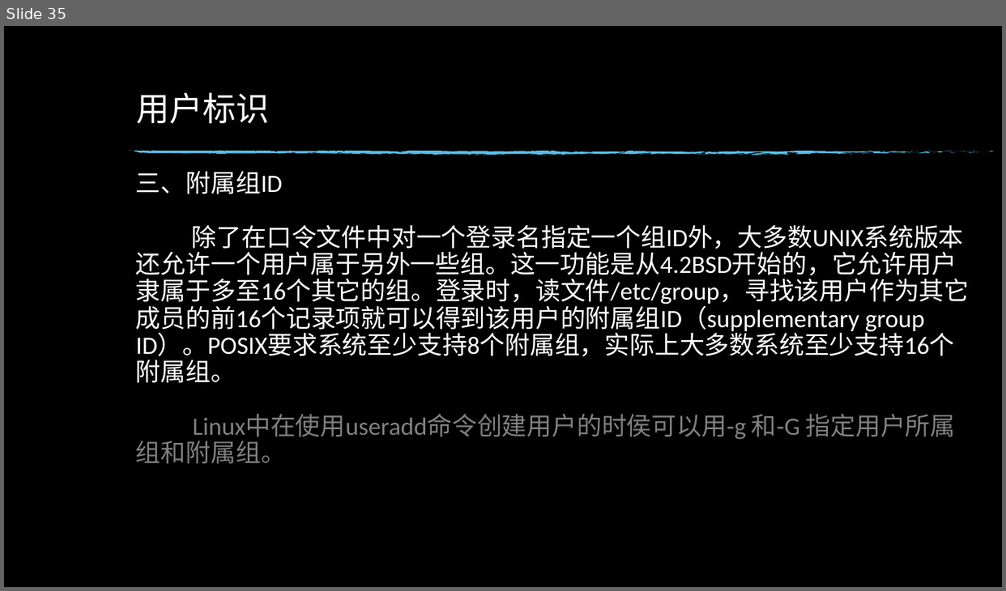
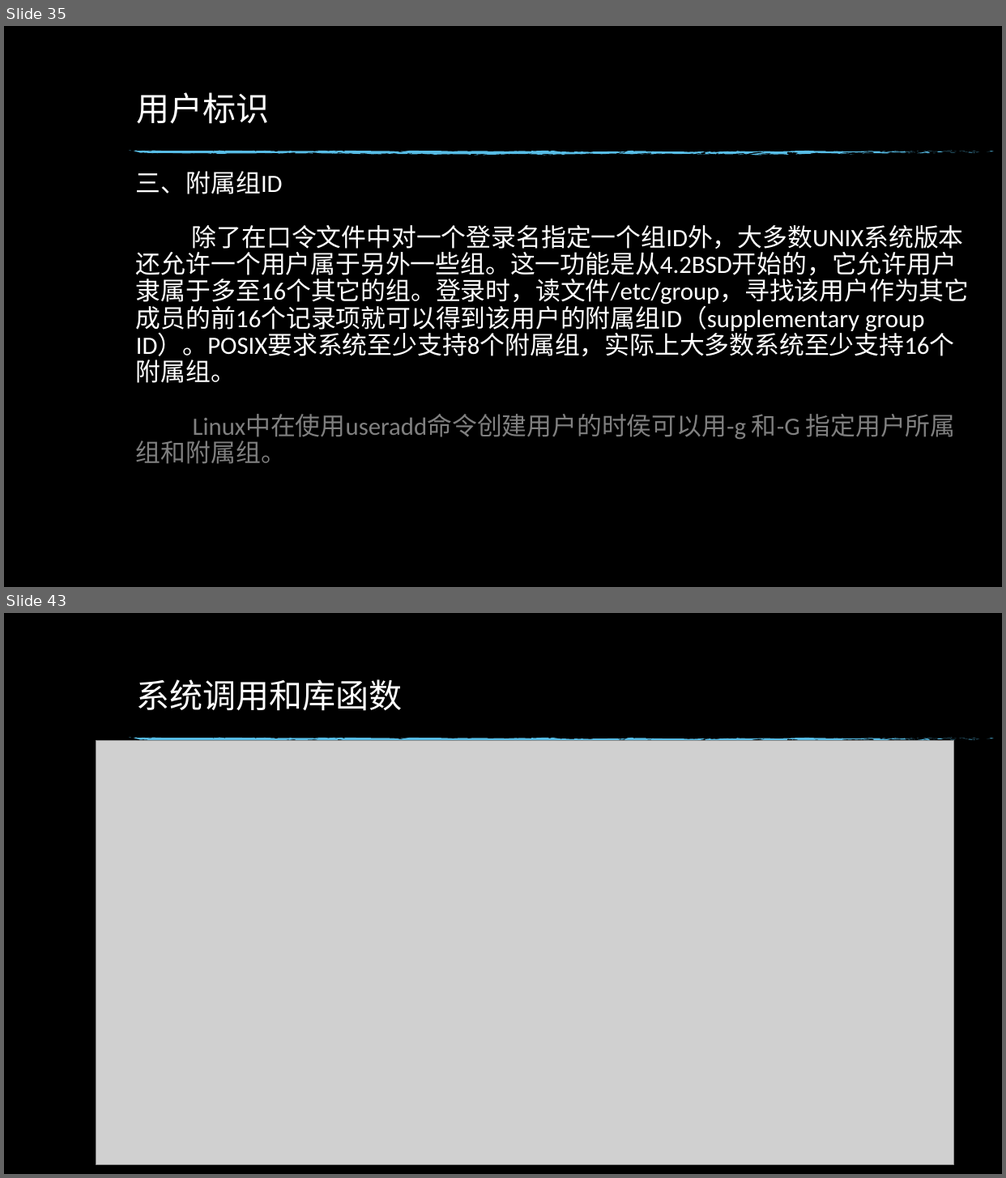
Before and after one commit to hym-dn/APUE, a slide deck: Doc/UNIX开发01.pptx. Shown one above the other, each under a label of ours: slide 35 before the commit, slides 35 and 43 after it; the slides between them are not shown. The pictures are 1006x591 and 1006x1178 pixels, drawn with LibreOffice and Linux fonts; fonts in the diff are those of the drawing; grey boxes stand for pictures; background and template pictures are left out. Boxes give left, top, right and bottom in pixels: in the first picture for what was removed or moved away, otherwise in the second. Text is boxed around its words. In the diff, an @@ line names an element or a change of style, - is before the commit and + after.

```diff
--- a/Doc/UNIX开发01.pptx
+++ b/Doc/UNIX开发01.pptx
@@ slide 43 added at <box>4,613,1002,1174</box>, background picture (left out); not listed: 70 template elements that a slide beside it also shows @@
@@ title added at <box>136,679,403,711</box>, 32 pt, text #FFFFFF @@
+系统调用和库函数
@@ picture added at <box>96,740,954,1165</box> @@
```
Also in this commit, not shown: 9 other slides added.
